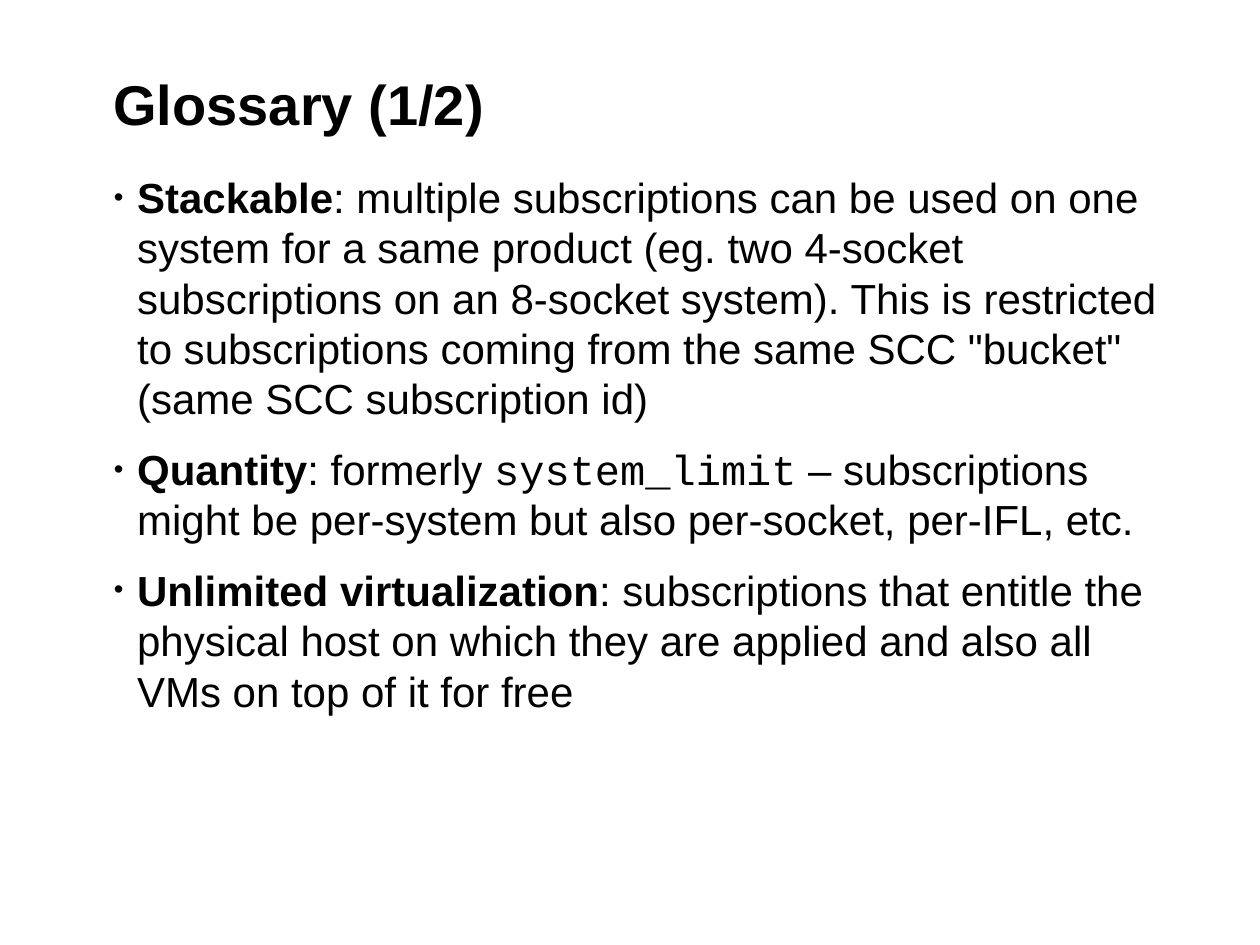
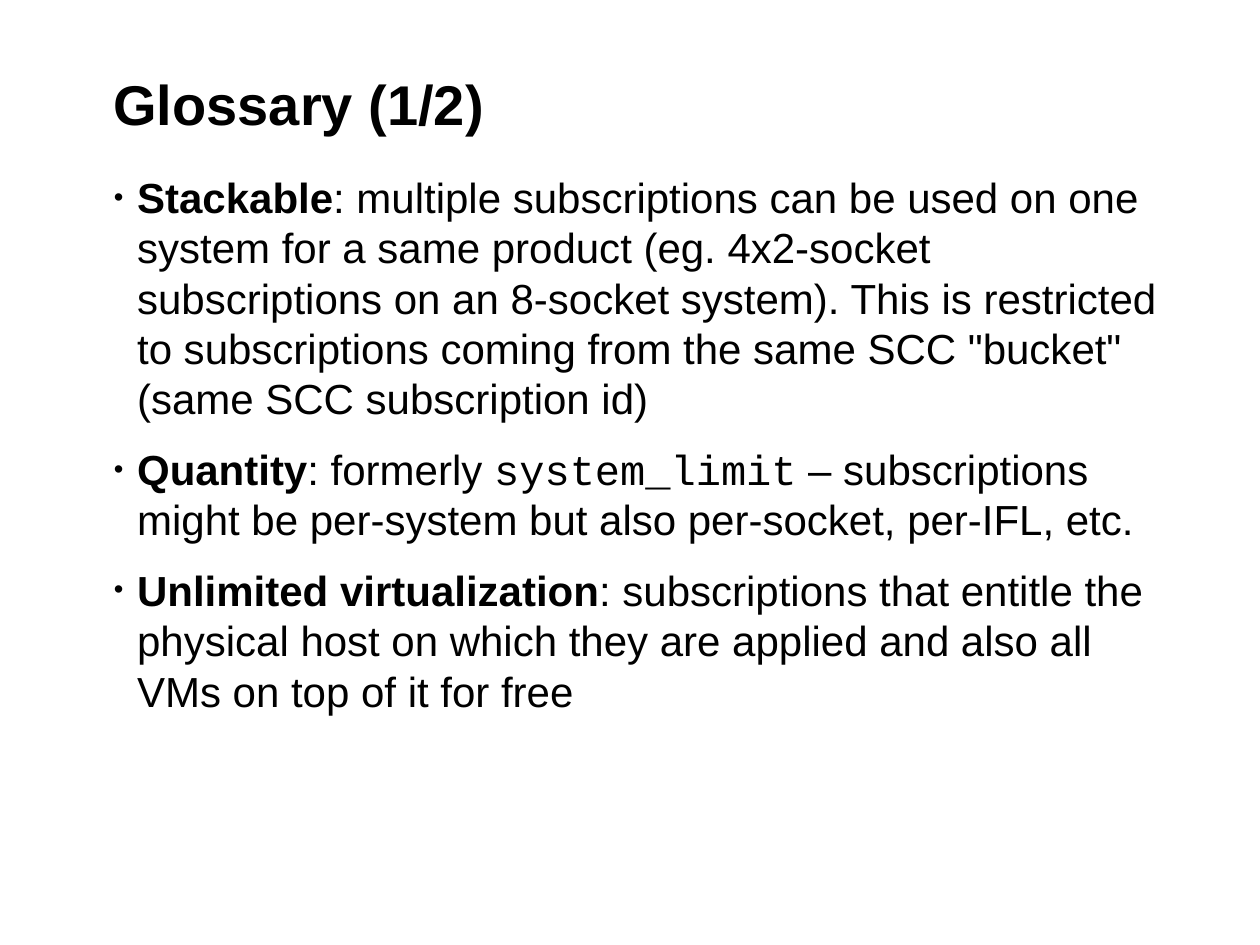
Before and after one commit to hustodemon/subscription-matcher, a slide deck: slide 8 of doc/SubscriptionCounting.odp. Drawn at 1260x945 pixels with LibreOffice and Linux fonts; fonts in the diff are those of the drawing; background and template pictures are left out. Boxes give left, top, right and bottom in pixels: in the first picture for what was removed or moved away, otherwise in the second. Text is boxed around its words. In the diff, an @@ line names an element or a change of style, - is before the commit and + after.

Commit message:
minor updates to slide deck

```diff
--- a/doc/SubscriptionCounting.odp
+++ b/doc/SubscriptionCounting.odp
@@ text at <box>137,182,1157,423</box>: text changed @@
-• Stackable: multiple subscriptions can be used on one system for a same product (eg. two 4-socket subscriptions on an 8-socket system). This is restricted to subscriptions coming from the same SCC "bucket" (same SCC subscription id)
+• Stackable: multiple subscriptions can be used on one system for a same product (eg. 4x2-socket subscriptions on an 8-socket system). This is restricted to subscriptions coming from the same SCC "bucket" (same SCC subscription id)
```
Also in this commit, not shown: 1 other slide changed.
